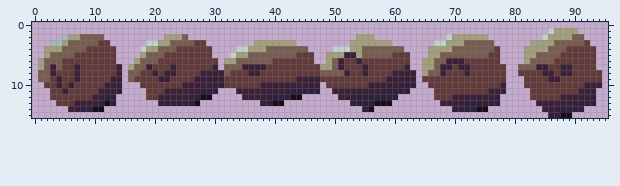
Sprite sheet -- img/bird.png. The first picture shows the starting point.
The file is 96x16 pixels.
And afterwards:
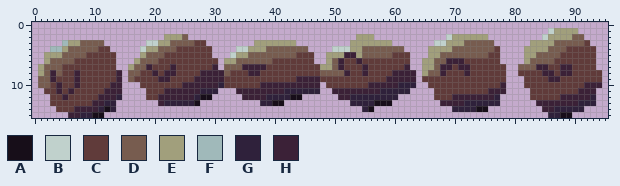
Palette (. is transparent): A #170e19  B #c0d1cc  C #603b3a  D #775c4f  E #a19f7c  F #a0b9ba  G #2f213b  H #3b2137
From old to new:
y 2: x 5..11 FEEDDDD -> .......
y 3: x 3..7 FFEDD -> ..FEE; x 11..12 CC -> D.
y 4: x 2..5 EEED -> .FFE; x 9..10 CC -> DD; x 13 C -> .
y 5: x 3..4 DD -> EE; x 7..8 CC -> DD
y 6: x 1..2 ED -> .E; x 5..6 CC -> DD
y 7: x 3 H -> D; x 7 H -> C; x 14 H -> .
y 8: x 1 D -> E; x 4 C -> D
y 9: x 3..4 CH -> HC; x 13 H -> C
y 10: x 1..2 .C -> DD; x 6..7 HC -> CH; x 12 H -> C
y 11: x 2 . -> C; x 4..6 CHC -> HCH; x 11 H -> C; x 14 G -> H
y 12: x 5 C -> H; x 10 H -> C; x 12..14 GG. -> HHG
y 13: x 3 . -> C; x 7..9 HHH -> CCC; x 11..12 GA -> HG
y 14: x 4..6 ..H -> CCC; x 8..13 GGAA.. -> HHHGAG
y 15: x 6..11 ...... -> HHGGAA
